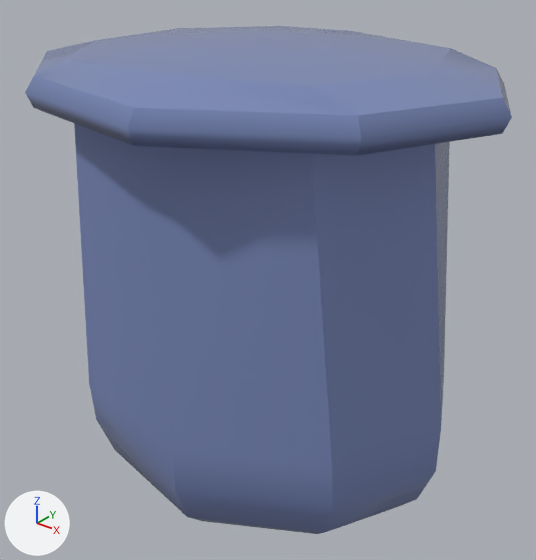
Before and after pictures for a commit that changed the FBX model Unity-Context-2/Assets/5_Art/Mushrooms/mush_square.fbx.
One viewpoint serves both versions: a 50 mm camera at (0.0192, -0.0237, 0.014) aimed at (0.0005, -0.0002, -0.0005). The lights are fixed; the arrows at lower left show +X, +Y and +Z. Where no turn or scale is listed for an object, it has been applied to the vertices.
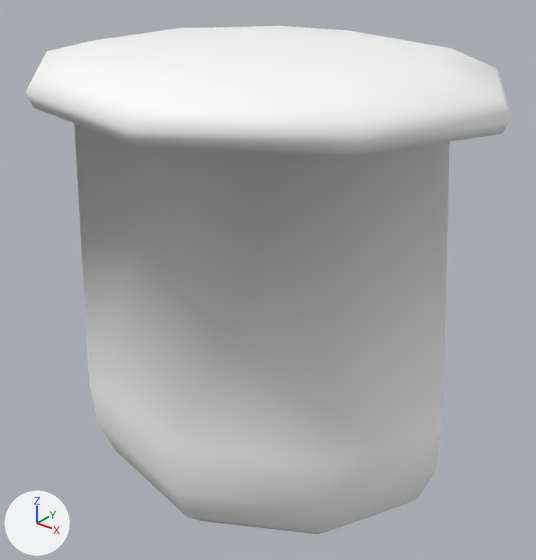
Diff of the bpy script that builds the scene:
```diff
--- a/Unity-Context-2/Assets/5_Art/Mushrooms/mush_square.fbx.py
+++ b/Unity-Context-2/Assets/5_Art/Mushrooms/mush_square.fbx.py
@@ mat_standardsurface4 @@
 mat_standardsurface4 = principled_material('standardSurface4')
-mat_standardsurface4.base_color = (0.187, 0.242, 0.472)  # blue #7887b7
+mat_standardsurface4.base_color = (1.0, 1.0, 1.0)  # white #ffffff
 mat_standardsurface4.roughness = 0.2
@@ me_mesh @@
 me_mesh.from_pydata(...)  # 101 vertices, 108 faces; spans x -0.0098..0.0104, y -0.0088..0.0087, z -0.01..0.01
 # used by ob_pcylinder1; location = (0.0, 0.0, 0.0)
+# me_mesh part 1: edges marked sharp go from 87 to 0
 me_mesh.materials.append(mat_standardsurface4)
```

Boxes (x1, y1, x2, y2) around the edits, measured in the pictures (536 x 560 px):
'pCylinder1', recoloured, shading changed (blue to white): (25, 26, 512, 534) in both
